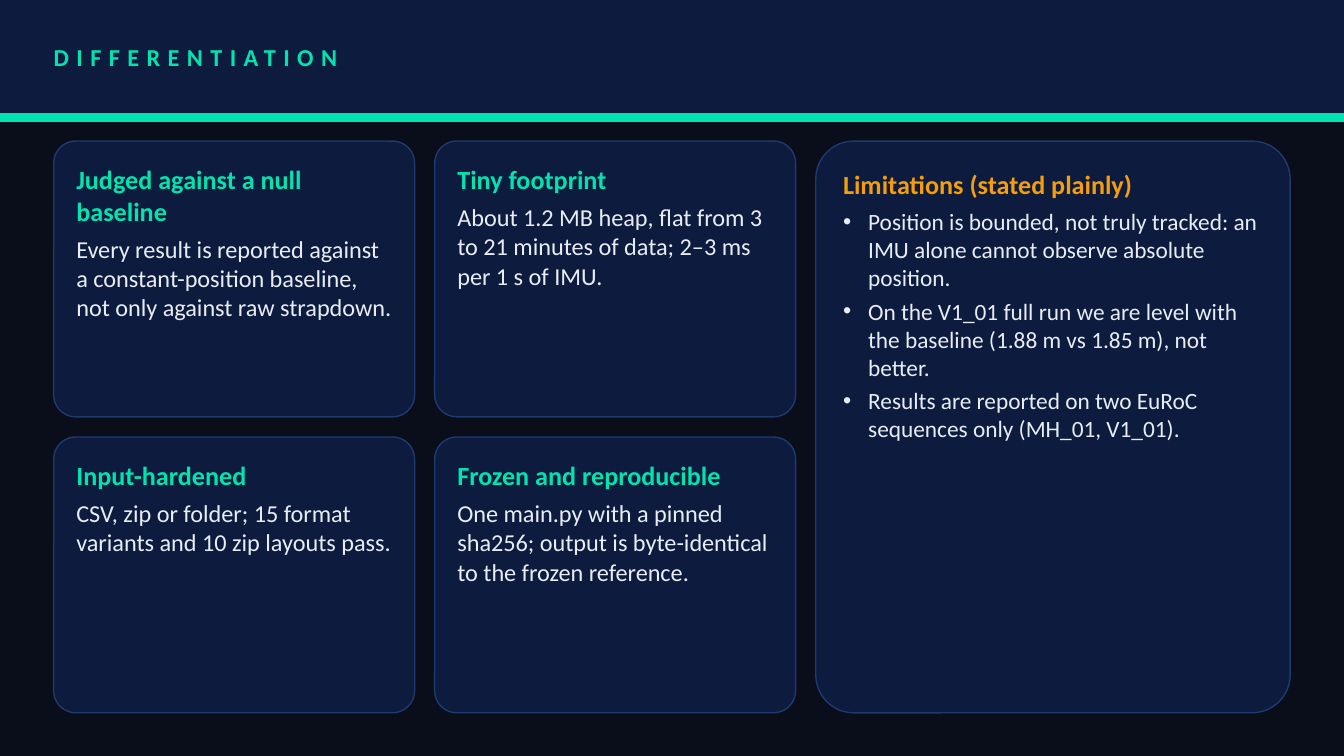
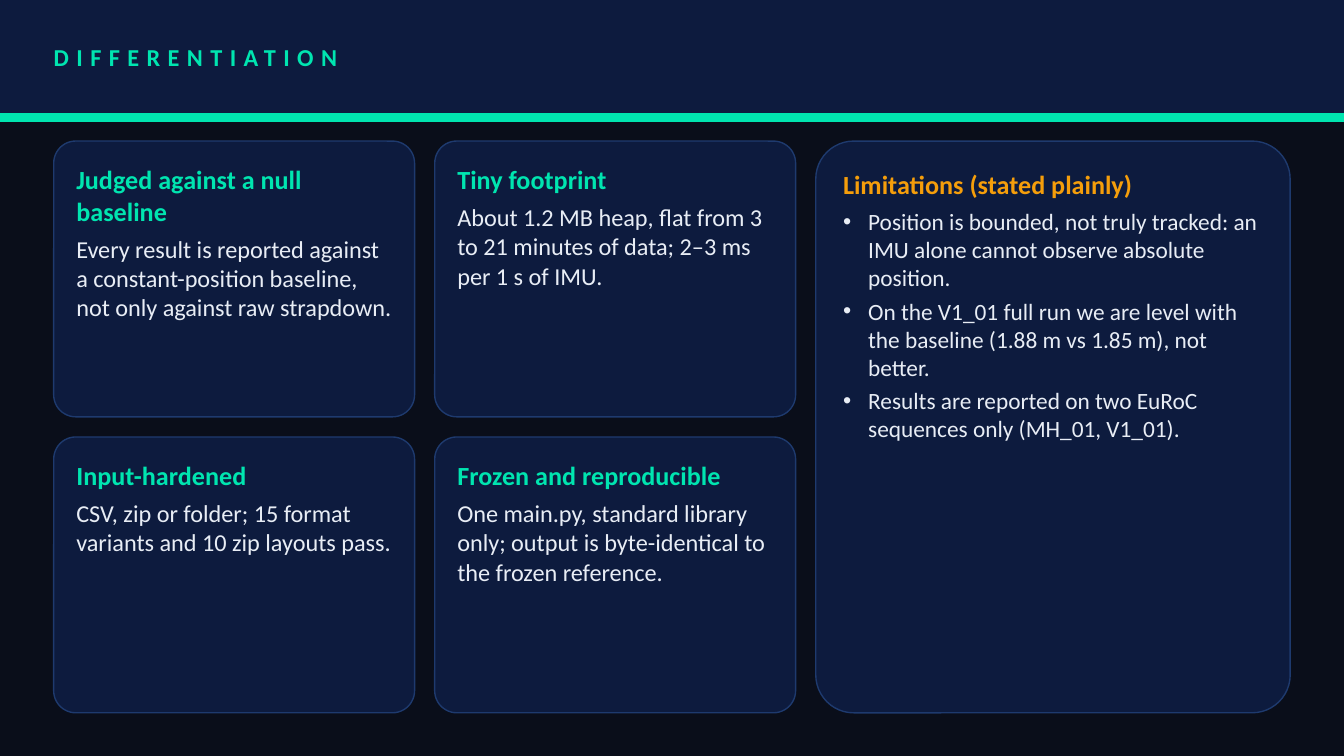
Before and after one commit to rishuvoid07/VITChennai_Shade, a slide deck: slide 6 of presentation/VITChennai_Slovakia.pptx. Drawn at 1344x756 pixels with LibreOffice and Linux fonts; fonts in the diff are those of the drawing. Boxes give left, top, right and bottom in pixels: in the first picture for what was removed or moved away, otherwise in the second. Text is boxed around its words. In the diff, an @@ line names an element or a change of style, - is before the commit and + after.

```diff
--- a/presentation/VITChennai_Slovakia.pptx
+++ b/presentation/VITChennai_Slovakia.pptx
@@ text in rounded rectangle at (457, 505, 765, 581): text changed @@
-One main.py with a pinned sha256; output is byte-identical to the frozen reference.
+One main.py, standard library only; output is byte-identical to the frozen reference.
```
Also in this commit, not shown: 2 other slides changed, 6 other files.
